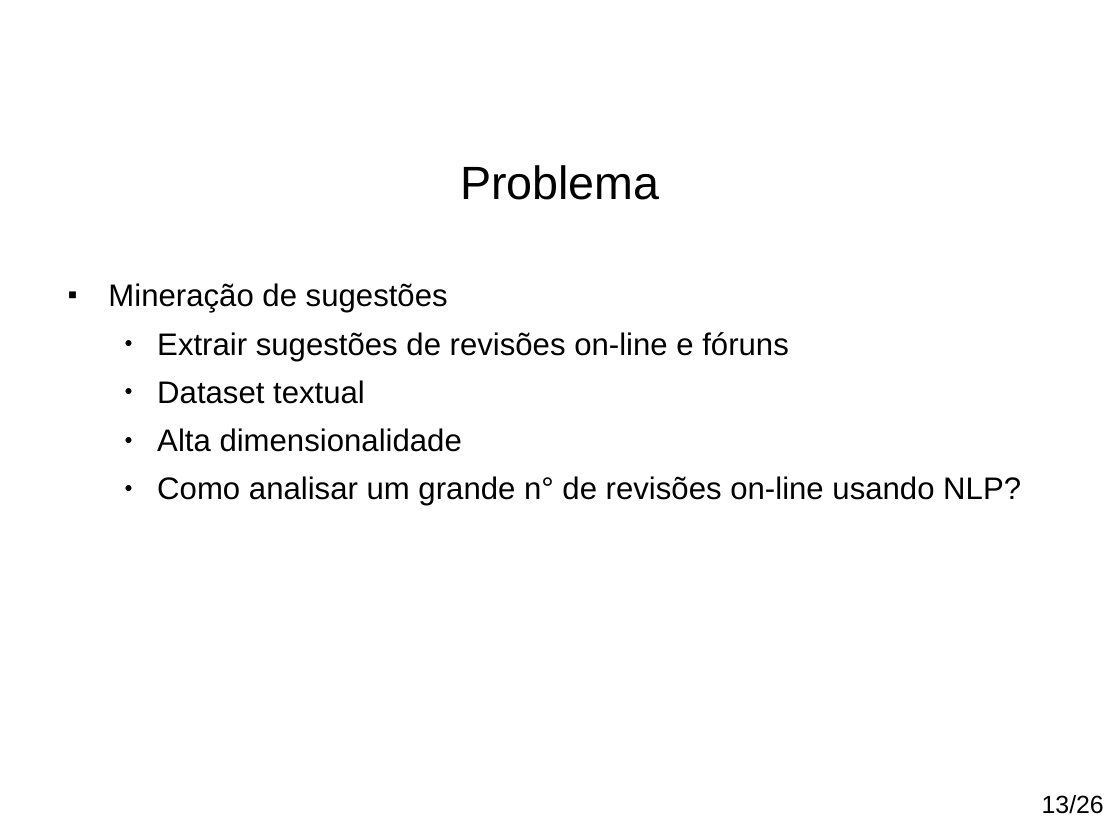
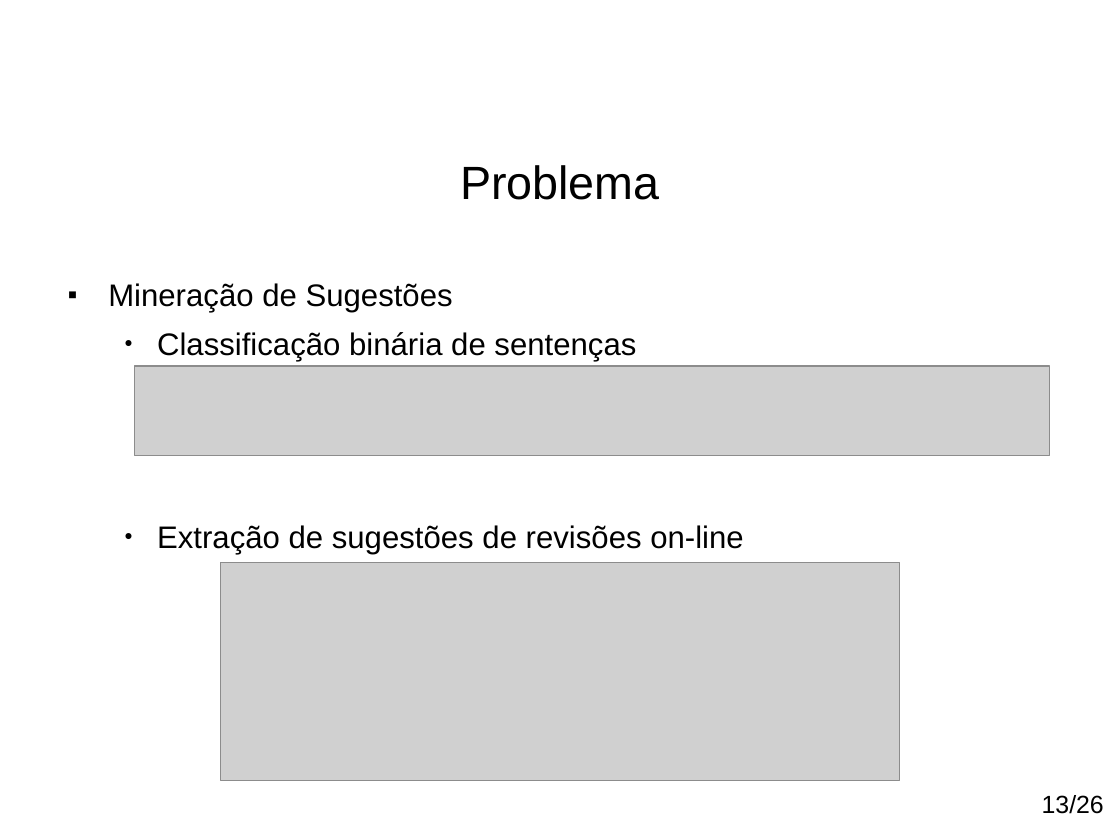
Before and after one commit to paulohq/apresentacao-NLP, a slide deck: slide 14 of apresentacao-mineracao-de-sugestoes.ppt. Drawn at 1120x840 pixels with LibreOffice and Linux fonts; fonts in the diff are those of the drawing; grey boxes stand for pictures; background and template pictures are left out. Boxes give left, top, right and bottom in pixels: in the first picture for what was removed or moved away, otherwise in the second. Text is boxed around its words. In the diff, an @@ line names an element or a change of style, - is before the commit and + after.

```diff
--- a/apresentacao-mineracao-de-sugestoes.ppt
+++ b/apresentacao-mineracao-de-sugestoes.ppt
@@ text at [108,283,743,554]: text changed @@
-■ Mineração de sugestões
-  ● Extrair sugestões de revisões on-line e fóruns
-  ● Dataset textual
-  ● Alta dimensionalidade
-  ● Como analisar um grande n° de revisões on-line usando NLP?
+■ Mineração de Sugestões
+  ● Classificação binária de sentenças
+  ● Extração de sugestões de revisões on-line
@@ picture added at [134,366,1049,456] @@
@@ picture added at [221,562,899,780] @@
```
Also in this commit, not shown: 11 other slides changed, 6 slides added, 1 slide removed, 9 other files.
